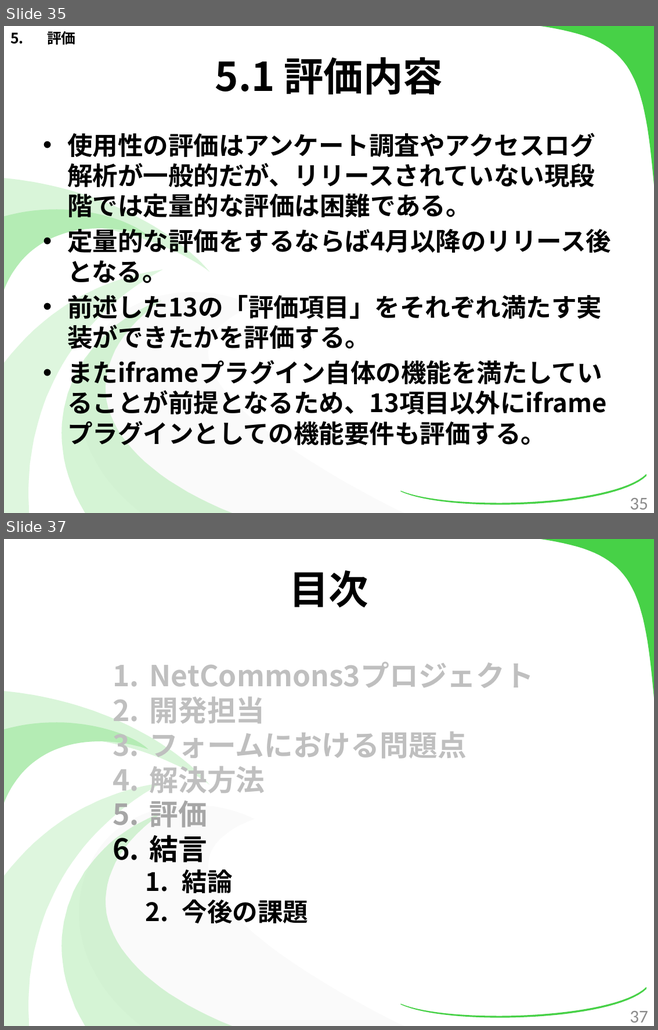
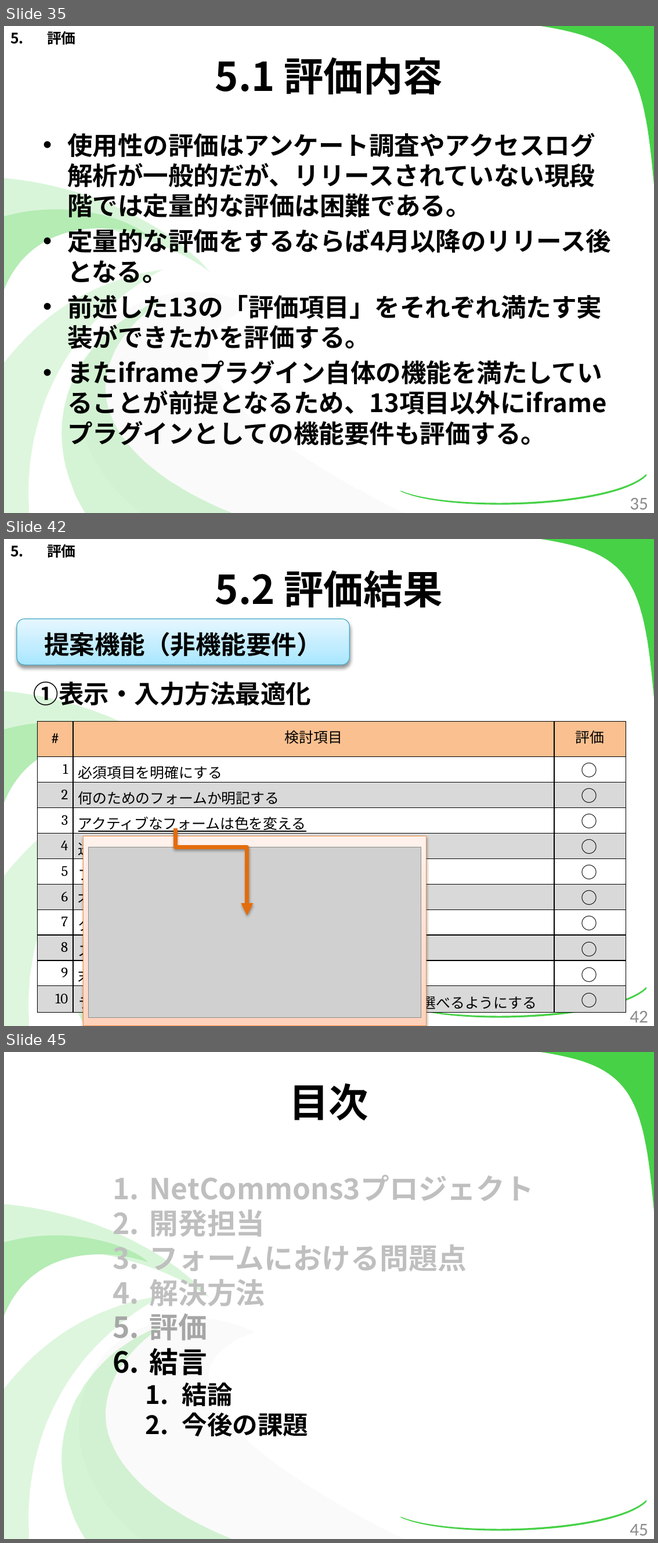
Before and after one commit to kotaro0717/Report-Management, a slide deck: PowerPoint/report_hokada.pptx. Shown one above the other, each under a label of ours: slides 35 and 37 before the commit, slides 35, 42 and 45 after it; the slides between them are not shown. The pictures are 658x1030 and 658x1543 pixels, drawn with LibreOffice and Linux fonts; fonts in the diff are those of the drawing; grey boxes stand for pictures. Boxes give left, top, right and bottom in pixels: in the first picture for what was removed or moved away, otherwise in the second. Text is boxed around its words. In the diff, an @@ line names an element or a change of style, - is before the commit and + after.

Commit message:
提案機能の評価まとめ中

```diff
--- a/PowerPoint/report_hokada.pptx
+++ b/PowerPoint/report_hokada.pptx
@@ slide 42 added at [4, 539, 654, 1026], background #FFFFFF; not listed: 7 template elements that a slide beside it also shows @@
@@ text added at [47, 544, 76, 558], 16 pt, text #000000, bold @@
+5. 評価
@@ title added at [215, 570, 442, 608], 44 pt, text #000000, bold @@
+5.2 評価結果
@@ rounded rectangle added at [17, 619, 350, 665], fill gradient #A7E6FF to #C1EDFF to #E7F8FF, outline #46AAC5 0.75 pt, 28 pt, text #000000, bold @@
+提案機能（非機能要件）
@@ text added at [34, 681, 311, 705], 28 pt, text #000000, bold @@
+①表示・入力方法最適化
@@ table added at [37, 722, 625, 1015], 11 rows, 3 columns @@
+# | 検討項目 | 評価
+1 | 必須項目を明確にする | 
+2 | 何のためのフォームか明記する | 
+3 | アクティブなフォームは色を変える | 
+4 | 送信ボタンの表現を変える | 
+5 | フォームの項目は垂直にする | 
+6 | 不要な項目は入れない | 
+7 | タブボタンで移動できるようにする | 
+8 | スクロールしないで入力できる | 
+9 | 末尾のスペースは自動削除する | 
+10 | ラジオボタンやチェックボックスはラベルを押しても選べるようにする | 
@@ text added at [574, 757, 610, 783], 18 pt, text #000000 @@
+○
@@ text added at [574, 783, 610, 809], 18 pt, text #000000 @@
+○
@@ text added at [574, 808, 610, 834], 18 pt, text #000000 @@
+○
@@ elbow arrow added from (176, 829) to (247, 916), #E46C0A 4.5 pt @@
@@ text added at [574, 834, 610, 860], 18 pt, text #000000 @@
+○
@@ rectangle added at [83, 837, 426, 1026], fill gradient #FFD2BD to #FFDED0 to #FFF2ED, outline #F69240 0.75 pt @@
@@ picture added at [89, 848, 421, 1017] @@
@@ text added at [574, 859, 610, 885], 18 pt, text #000000 @@
+○
@@ text added at [574, 885, 610, 911], 18 pt, text #000000 @@
+○
@@ text added at [574, 911, 610, 936], 18 pt, text #000000 @@
+○
@@ text added at [574, 936, 610, 962], 18 pt, text #000000 @@
+○
@@ text added at [574, 962, 610, 988], 18 pt, text #000000 @@
+○
@@ text added at [574, 987, 610, 1013], 18 pt, text #000000 @@
+○
@@ page number added at [629, 1011, 648, 1023], 20 pt, text #8C8C8C @@
+42
@@ what was slide 37 is now slide 45 @@
@@ page number at [629, 1524, 648, 1536]: text changed @@
-37
+45
```
Also in this commit, not shown: 6 slides changed, 7 other slides added.
